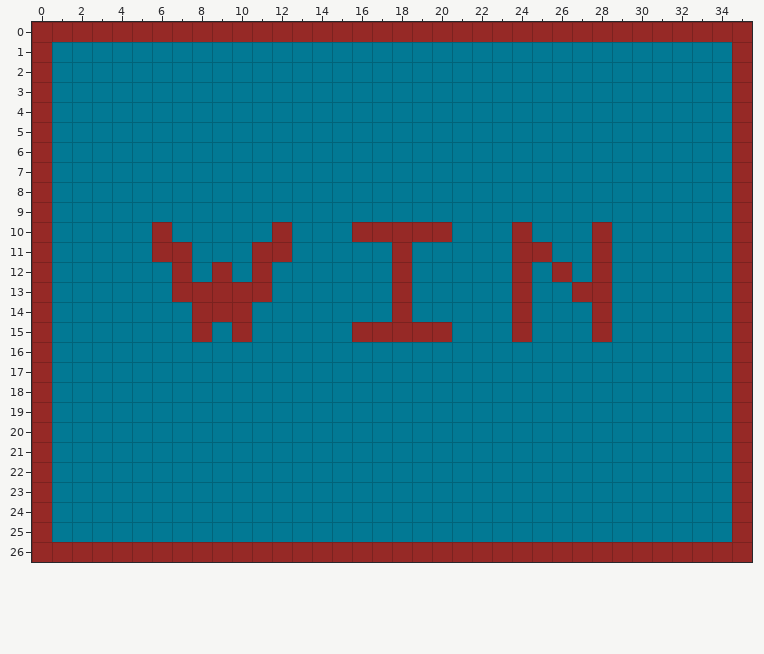
Two states of a Tiled map, raw/levels.tmx. The picture above is the old version.
Cells are 25x25 px. Shown: x 0..35, y 0..26.
The same view after the edit:
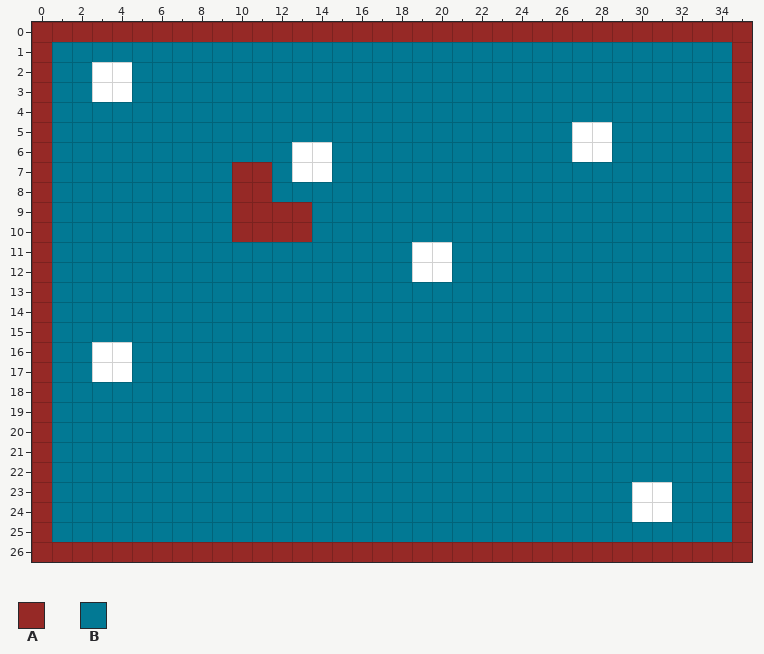
Key: from "tile-set": A 0, B 1.
_ is an empty cell, # one hidden under a higher layer, . an unchanged one.
From old to new:
--- layer "1-background"
@@ x 10..13 @@
- 7 ##..
- 8 ##..
- 9 ####
-10 ##.#
+ 7 AA..
+ 8 AA..
+ 9 AAAA
+10 AA.A
--- layer "2-background" (now hidden)
@@ x 3..4 @@
- 2 ##
- 3 ##
+ 2 __
+ 3 __
@@ x 3..28 @@
- 5 ........................##
- 6 ..........##............##
- 7 .......##.##..............
- 8 .......##.................
- 9 .......####...............
-10 ...#...##.#..#####...#...#
-11 ...##...##.....###...##..#
-12 ....#.#.#......###...#.#.#
-13 ....#####......#.....#..##
-14 .....###.......#.....#...#
-15 .....#.#.....#####...#...#
-16 ##........................
-17 ##........................
+ 5 ........................__
+ 6 ..........__............__
+ 7 .......__.__..............
+ 8 .......__.................
+ 9 .......____...............
+10 ..._...__._.._____..._..._
+11 ...__...__.....___...__.._
+12 ...._._._......___..._._._
+13 ...._____......_....._..__
+14 .....___......._....._..._
+15 ....._._....._____..._..._
+16 __........................
+17 __........................
@@ x 30..31 @@
-23 ##
-24 ##
+23 __
+24 __
--- layer "game-over" (now hidden)
@@ x 3..4 @@
- 2 ##
- 3 ##
+ 2 __
+ 3 __
@@ x 3..28 @@
- 5 ........................##
- 6 ..........##............##
- 7 .......##.##..............
- 8 .......##.................
- 9 .......####...............
-10 ...#...##.#..#####...#...#
-11 ...##...##.....###...##..#
-12 ....#.#.#......###...#.#.#
-13 ....#####......#.....#..##
-14 .....###.......#.....#...#
-15 .....#.#.....#####...#...#
-16 ##........................
-17 ##........................
+ 5 ........................__
+ 6 ..........__............__
+ 7 .......__.__..............
+ 8 .......__.................
+ 9 .......____...............
+10 ..._...__._.._____..._..._
+11 ...__...__.....___...__.._
+12 ...._._._......___..._._._
+13 ...._____......_....._..__
+14 .....___......._....._..._
+15 ....._._....._____..._..._
+16 __........................
+17 __........................
@@ x 30..31 @@
-23 ##
-24 ##
+23 __
+24 __
--- layer "win" (now hidden)
@@ x 3..4 @@
- 2 BB
- 3 BB
+ 2 __
+ 3 __
@@ x 3..28 @@
- 5 ........................BB
- 6 ..........BB............BB
- 7 .......BB.BB..............
- 8 .......BB.................
- 9 .......BBBB...............
-10 ...A...BB.B..AAAAA...A...A
-11 ...AA...AA.....ABB...AA..A
-12 ....A.A.A......ABB...A.A.A
-13 ....AAAAA......A.....A..AA
-14 .....AAA.......A.....A...A
-15 .....A.A.....AAAAA...A...A
-16 BB........................
-17 BB........................
+ 5 ........................__
+ 6 ..........__............__
+ 7 .......__.__..............
+ 8 .......__.................
+ 9 .......____...............
+10 ..._...__._.._____..._..._
+11 ...__...__.....___...__.._
+12 ...._._._......___..._._._
+13 ...._____......_....._..__
+14 .....___......._....._..._
+15 ....._._....._____..._..._
+16 __........................
+17 __........................
@@ x 30..31 @@
-23 BB
-24 BB
+23 __
+24 __
Where, in picture pixels (left, top, right, bottom), the same in both pictures:
removed: (92, 62, 132, 102)
removed: (572, 122, 612, 162)
changed: (152, 142, 332, 342)
removed: (352, 222, 452, 342)
removed: (512, 222, 612, 342)
removed: (92, 342, 132, 382)
removed: (632, 482, 672, 522)
